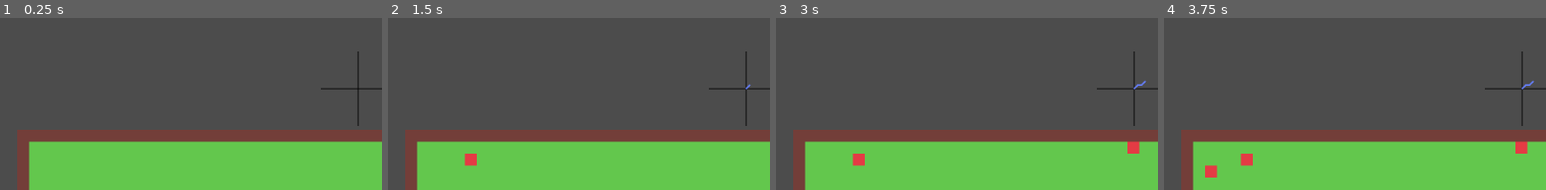
Above: before the commit, frames 1-4 (left to right).
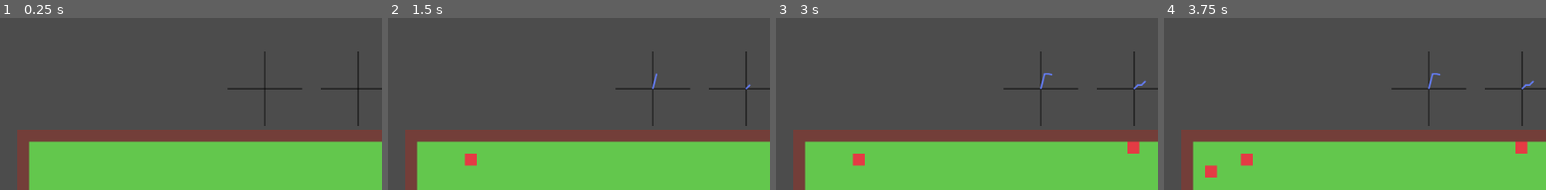
Above: after the commit, the same moments.

Repository: mariothedog/Natural-Selection
Game: Godot game, scene res://world/world.tscn
Two runs of this game, one before a commit and one after it. Both use one fixed random seed, a clock stepped at 60 frames per second and the inputs below.
Inputs:
- Up to frame 1 (0.25 s): no input
- Up to frame 2 (1.5 s): no input
- Up to frame 3 (3 s): no input
- Up to frame 4 (3.75 s): no input
The pictures show only the part of the screen within x 23-73%, y 0-50%; the shares and areas given below are measured in that part.

The runs differ from the first frame. In frame 1, 0.3% of the frame differs, in the area x 59-79%, y 19-63%; in frame 2, 0.4%; in frame 3, 0.4%; in frame 4, 0.4%.

Commit message:
Add speed graph

Diff:
--- a/src/ui/hud/hud.gd
+++ b/src/ui/hud/hud.gd
@@ -1,4 +1,6 @@
 extends CanvasLayer
+
+var average_speed := 0.0
 
 var _population_speeds := []
 
@@ -25,4 +27,5 @@
 
 func update_average_speed() -> void:
 	if _population_speeds:
-		average_speed_label.text = "Average Speed: %f" % Util.average(_population_speeds)
+		average_speed = Util.average(_population_speeds)
+		average_speed_label.text = "Average Speed: %f" % average_speed
--- a/src/world/world.gd
+++ b/src/world/world.gd
@@ -5,8 +5,10 @@
 const BASE_SPECIES_SCENE := preload("res://species/base_species/base_species.tscn")
 const BASE_FOOD_SCENE := preload("res://food/base_food/base_food.tscn")
 
-const GRAPH_TIME_SCALE = 10
-const GRAPH_POPULATION_SCALE = 10
+const GRAPH_POP_TIME_SCALE := 10.0
+const GRAPH_POP_SCALE := 10.0
+const GRAPH_SPEED_TIME_SCALE := 10.0
+const GRAPH_SPEED_SCALE := 0.2
 
 var _grass_tile_positions := PoolVector2Array()
 var _elapsed_time := 0.0
@@ -20,7 +22,9 @@
 onready var organisms_node: Node = $Organisms
 onready var food_node: Node = $Food
 onready var hud: CanvasLayer = $HUD
+
 onready var graph_population: Node2D = $GraphPopulation
+onready var graph_speed: Node2D = $GraphSpeed
 
 onready var Tiles := {
 	"GRASS": tile_set.find_tile_by_name("grass"),
@@ -80,6 +84,11 @@
 
 
 func _on_UpdateGraph_timeout() -> void:
+	var time_pop := _elapsed_time * GRAPH_POP_TIME_SCALE
 	var num_pop := organisms_node.get_child_count()
-	var pop_point := Vector2(_elapsed_time * GRAPH_TIME_SCALE, num_pop * GRAPH_POPULATION_SCALE)
-	graph_population.add_point(pop_point)
+	var point_pop := Vector2(time_pop, num_pop * GRAPH_POP_SCALE)
+	graph_population.add_point(point_pop)
+
+	var time_speed := _elapsed_time * GRAPH_SPEED_TIME_SCALE
+	var point_speed := Vector2(time_speed, hud.average_speed * GRAPH_SPEED_SCALE)
+	graph_speed.add_point(point_speed)
--- a/src/world/world.tscn
+++ b/src/world/world.tscn
@@ -37,6 +37,9 @@
 [node name="GraphPopulation" parent="." instance=ExtResource( 5 )]
 position = Vector2( 914, -110 )
 
+[node name="GraphSpeed" parent="." instance=ExtResource( 5 )]
+position = Vector2( 664, -110 )
+
 [node name="UpdateGraph" type="Timer" parent="."]
 autostart = true
 [connection signal="baby_born" from="." to="." method="_on_World_baby_born"]
